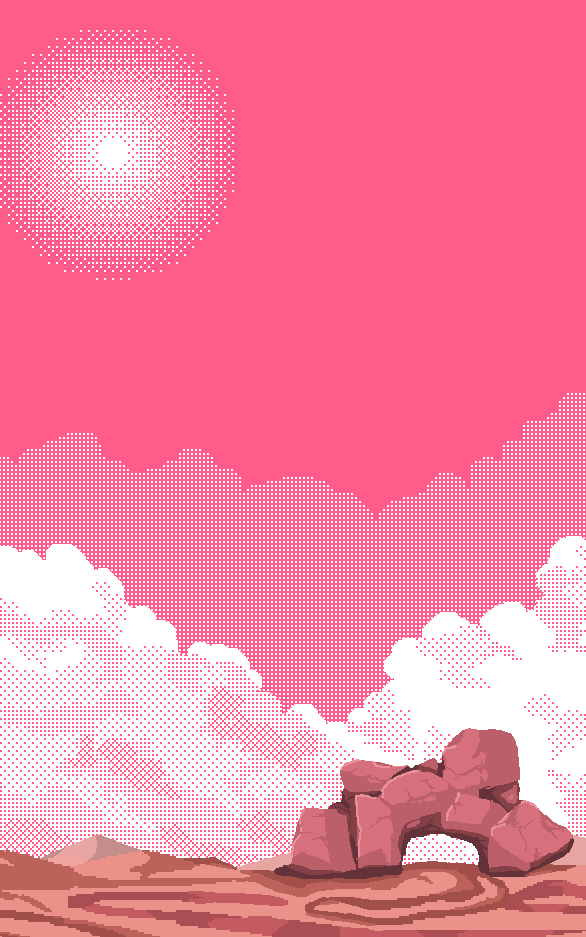
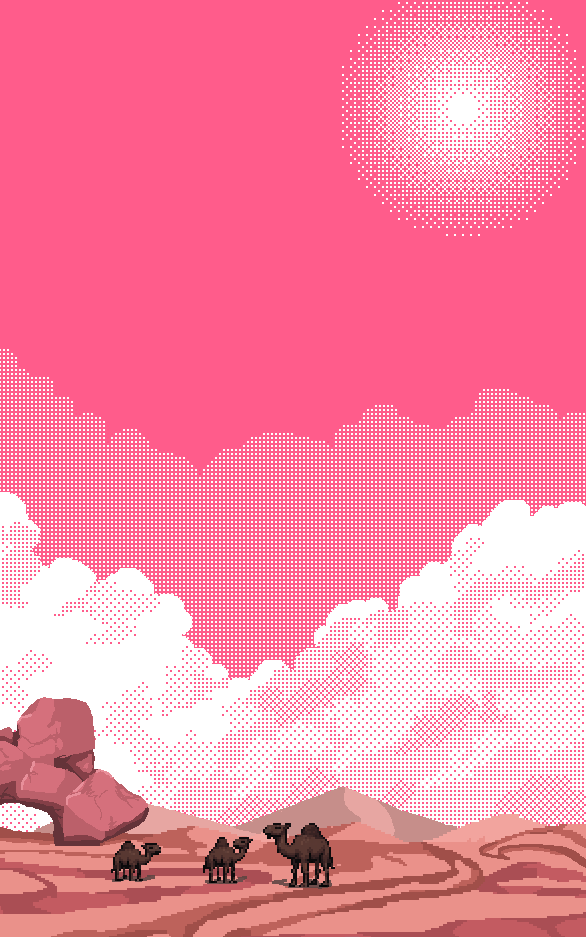
Two versions of the same layered image (586 × 937). Layer-by-layer changes:
hid group "Menu" (2 layers) over [0,2,586,937]